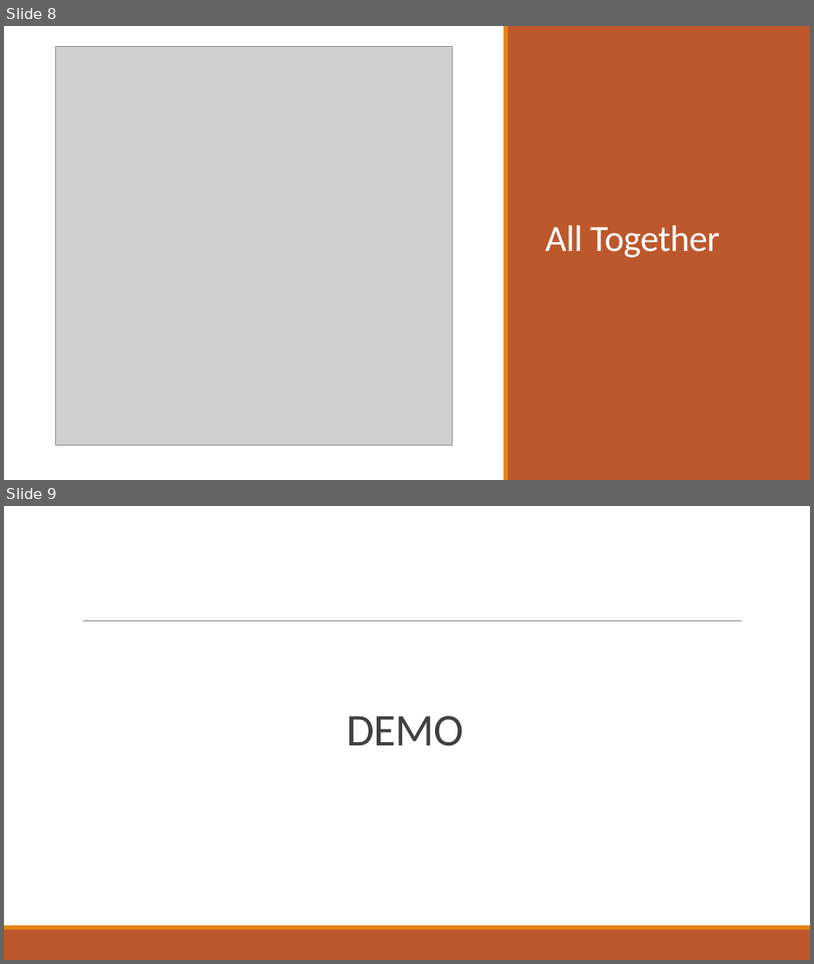
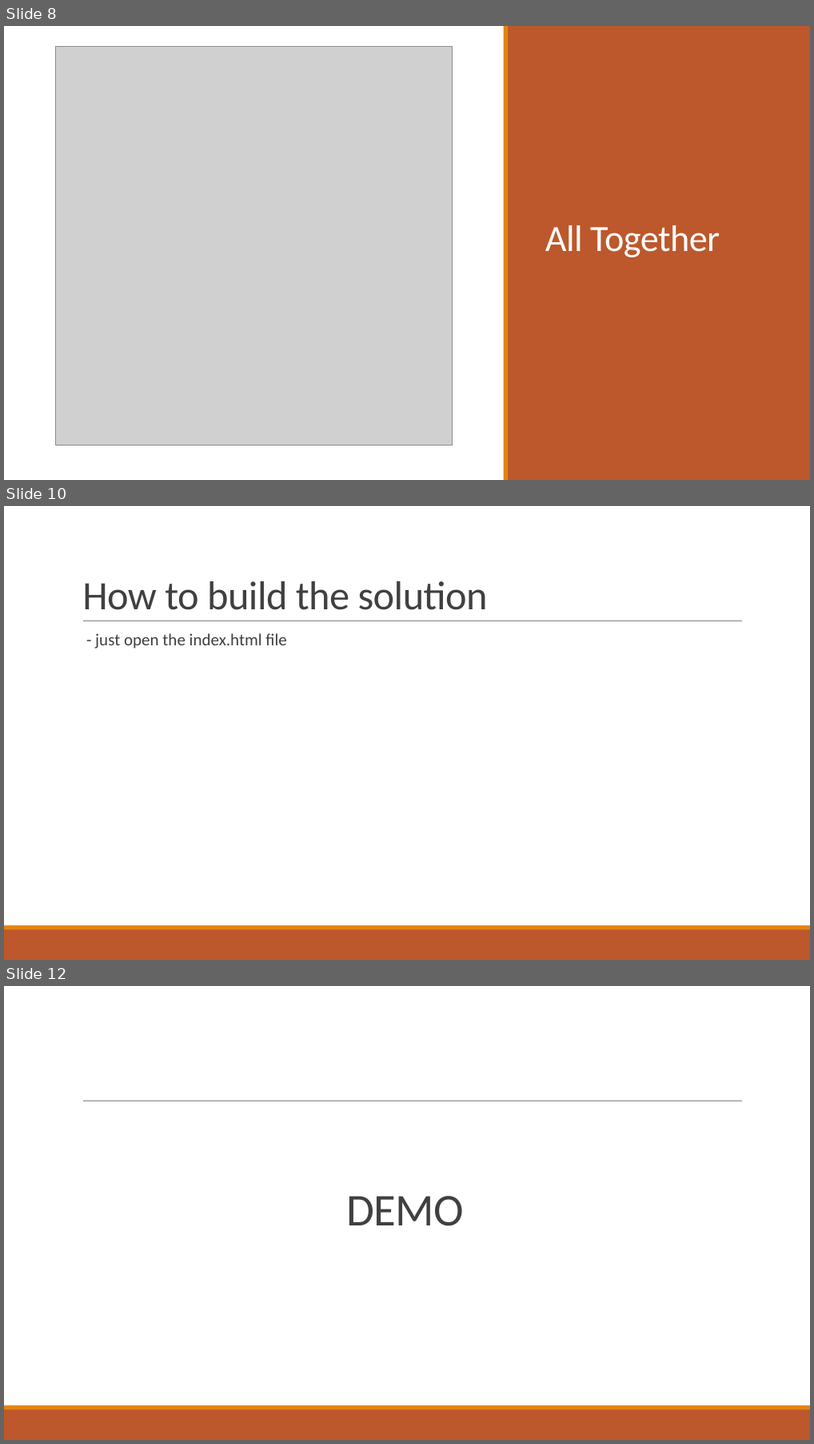
Before and after one commit to AhmedSharaf98/DEF-to-SVG, a slide deck: docs/DEF-LEF to SVG.pptx. Shown one above the other, each under a label of ours: slides 8 and 9 before the commit, slides 8, 10 and 12 after it; the slides between them are not shown. The pictures are 814x964 and 814x1444 pixels, drawn with LibreOffice and Linux fonts; fonts in the diff are those of the drawing; grey boxes stand for pictures. Boxes give left, top, right and bottom in pixels: in the first picture for what was removed or moved away, otherwise in the second. Text is boxed around its words. In the diff, an @@ line names an element or a change of style, - is before the commit and + after.

```diff
--- a/docs/DEF-LEF to SVG.pptx
+++ b/docs/DEF-LEF to SVG.pptx
@@ slide 10 added at (x1=4, y1=506, x2=810, y2=960), background #FFFFFF; not listed: 3 template elements that a slide beside it also shows @@
@@ title added at (x1=82, y1=581, x2=488, y2=610), 48 pt, text #404040 @@
+How to build the solution
@@ text added at (x1=95, y1=633, x2=286, y2=648), 20 pt, text #404040 @@
+  - just open the index.html file
@@ what was slide 9 is now slide 12 @@
```
Also in this commit, not shown: 2 other slides added, 9 other files.
